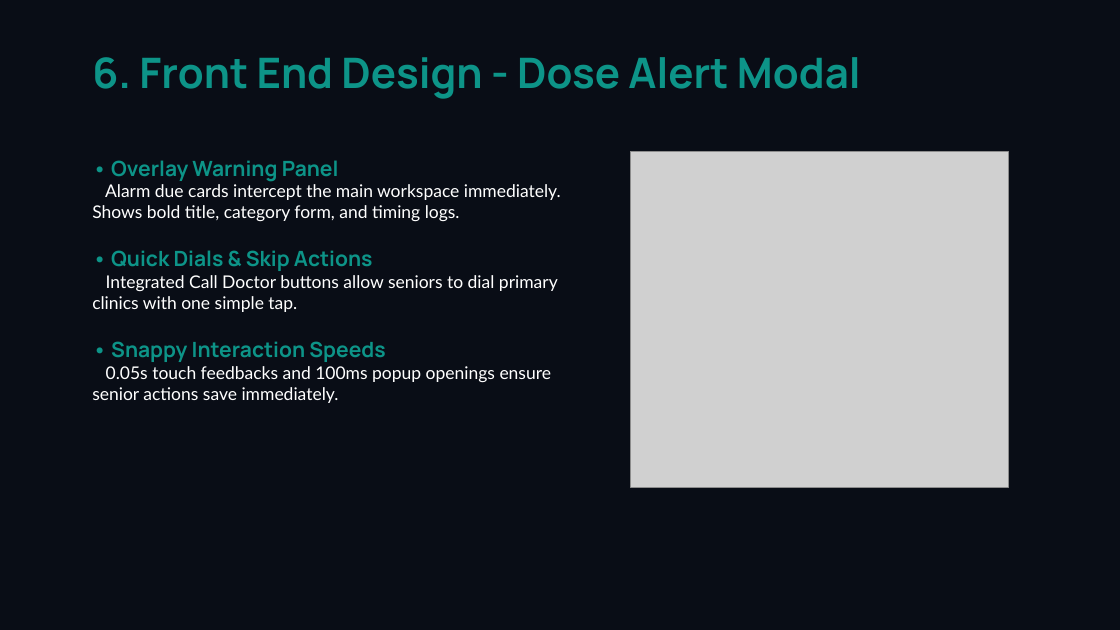
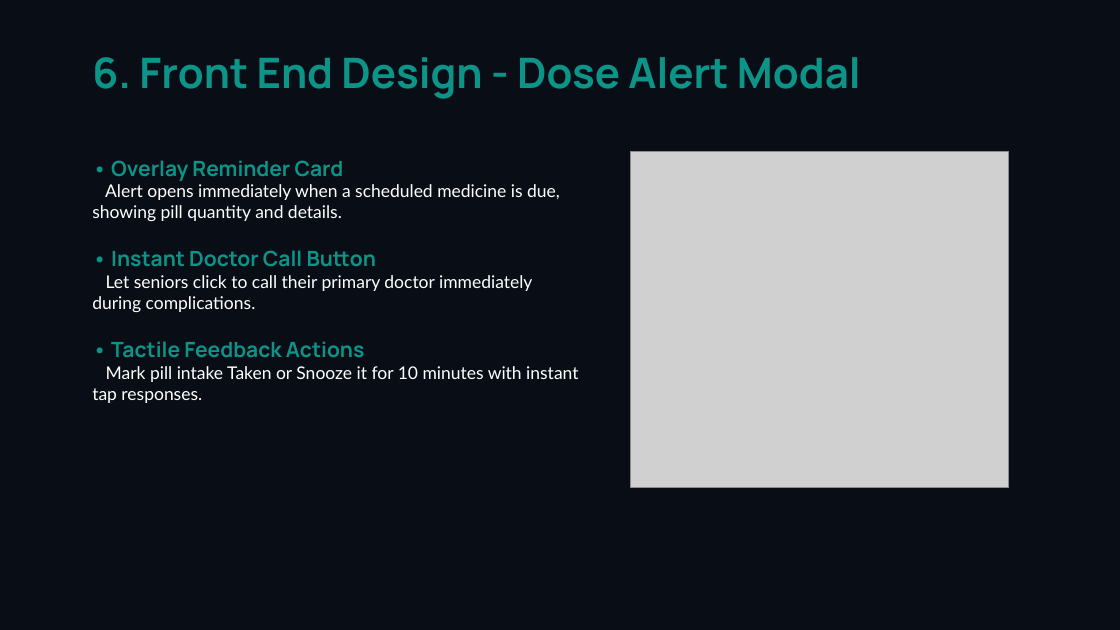
Before and after one commit to velagadadileep6-bot/Medicine-reminder, a slide deck: slide 8 of medicare_presentation.pptx. Drawn at 1120x630 pixels with LibreOffice and Linux fonts; fonts in the diff are those of the drawing; grey boxes stand for pictures. Boxes give left, top, right and bottom in pixels: in the first picture for what was removed or moved away, otherwise in the second. Text is boxed around its words. In the diff, an @@ line names an element or a change of style, - is before the commit and + after.

```diff
--- a/medicare_presentation.pptx
+++ b/medicare_presentation.pptx
@@ text at [92,160,578,403]: text changed @@
-• Overlay Warning Panel
-Alarm due cards intercept the main workspace immediately. Shows bold title, category form, and timing logs.
-• Quick Dials & Skip Actions
-Integrated Call Doctor buttons allow seniors to dial primary clinics with one simple tap.
-• Snappy Interaction Speeds
-0.05s touch feedbacks and 100ms popup openings ensure senior actions save immediately.
+• Overlay Reminder Card
+Alert opens immediately when a scheduled medicine is due, showing pill quantity and details.
+• Instant Doctor Call Button
+Let seniors click to call their primary doctor immediately during complications.
+• Tactile Feedback Actions
+Mark pill intake Taken or Snooze it for 10 minutes with instant tap responses.
```
Also in this commit, not shown: 7 other slides changed, 2 slides added, 2 slides removed, 1 other file.
